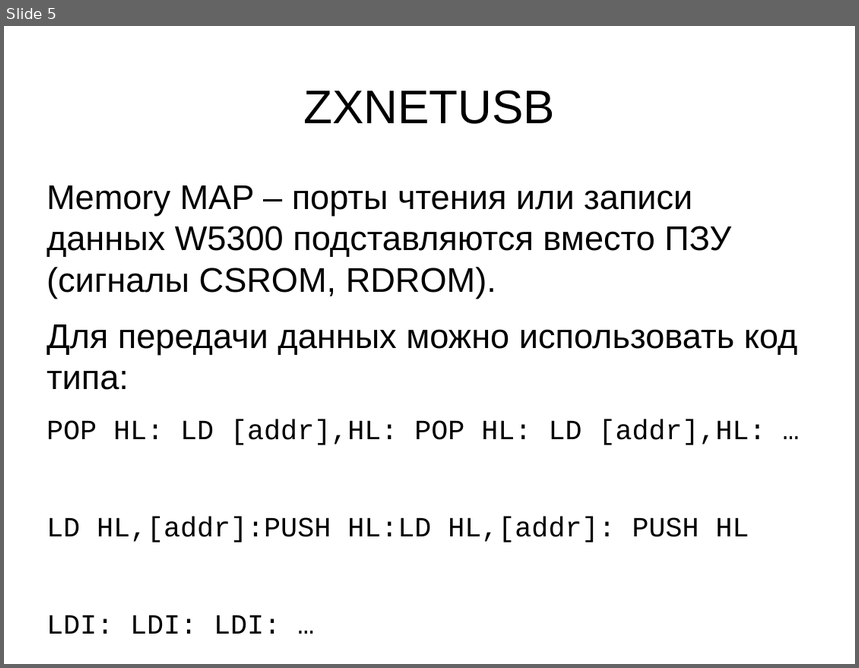
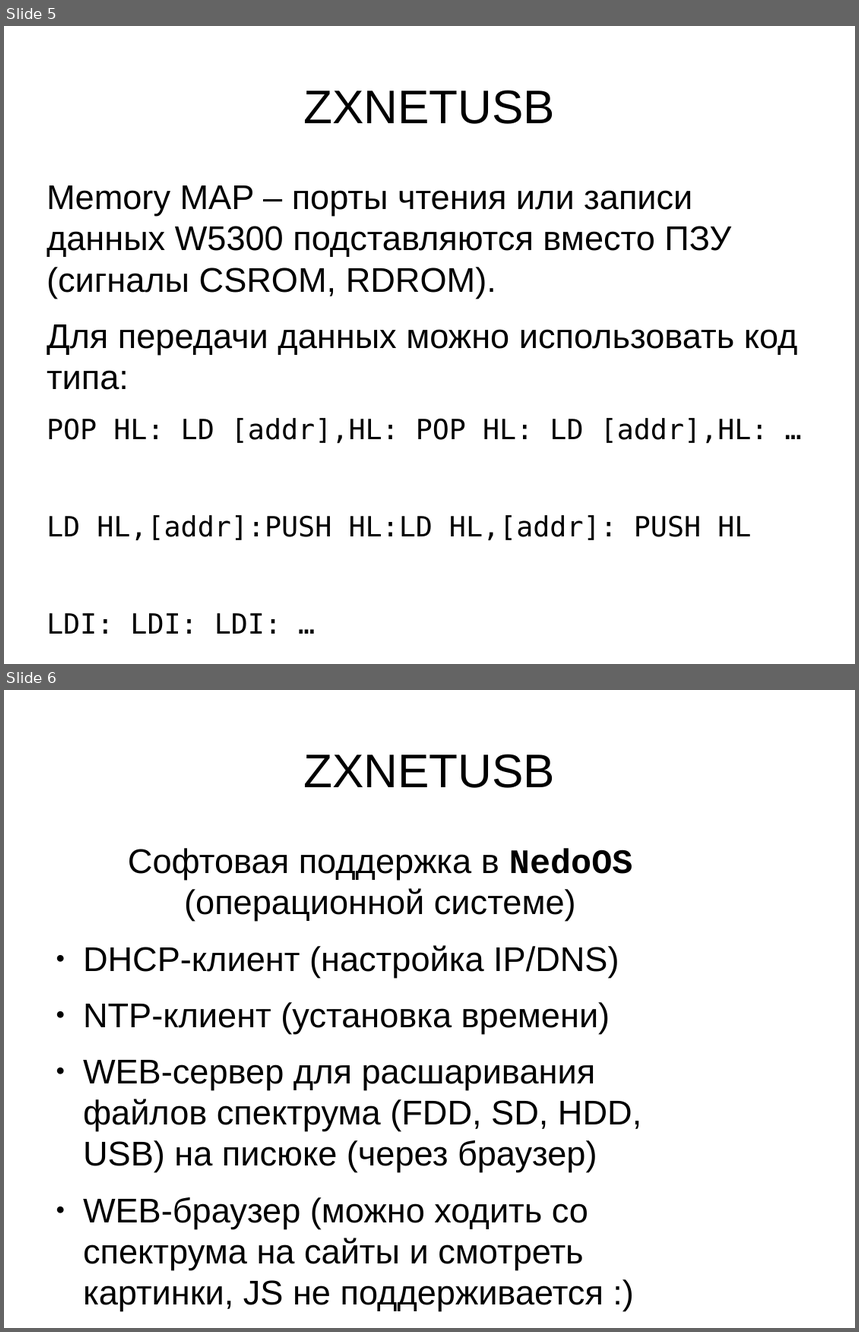
Before and after one commit to lvd2/zxnetusb, a slide deck: report/dh2019.odp. Shown one above the other, each under a label of ours: slide 5 before the commit, slides 5 and 6 after it. The pictures are 859x668 and 859x1332 pixels, drawn with LibreOffice and Linux fonts; fonts in the diff are those of the drawing; background and template pictures are left out. Boxes give left, top, right and bottom in pixels: in the first picture for what was removed or moved away, otherwise in the second. Text is boxed around its words. In the diff, an @@ line names an element or a change of style, - is before the commit and + after.

```diff
--- a/report/dh2019.odp
+++ b/report/dh2019.odp
@@ slide 6 added at (4,690,855,1328), background picture (left out) @@
@@ title added at (303,754,555,788), 44 pt, text #000000 @@
+ZXNETUSB
@@ text added at (83,848,642,1270), 32 pt, text #000000 @@
+Софтовая поддержка в NedoOS (операционной системе)
+● DHCP-клиент (настройка IP/DNS)
+● NTP-клиент (установка времени)
+● WEB-сервер для расшаривания файлов спектрума (FDD, SD, HDD, USB) на писюке (через браузер)
+● WEB-браузер (можно ходить со спектрума на сайты и смотреть картинки, JS не поддерживается :)
@@ slide 5 changed as well @@
@@ text at (47,418,769,634): font Courier New to DejaVu Sans Mono in "POP HL: LD [addr],HL: POP HL: LD ...", "LD HL,[addr]:PUSH HL:LD HL,[addr]: PUSH HL", "LDI: LDI: LDI: …" @@
```
Also in this commit, not shown: 4 other slides changed, 7 other slides added, 1 slide removed.
